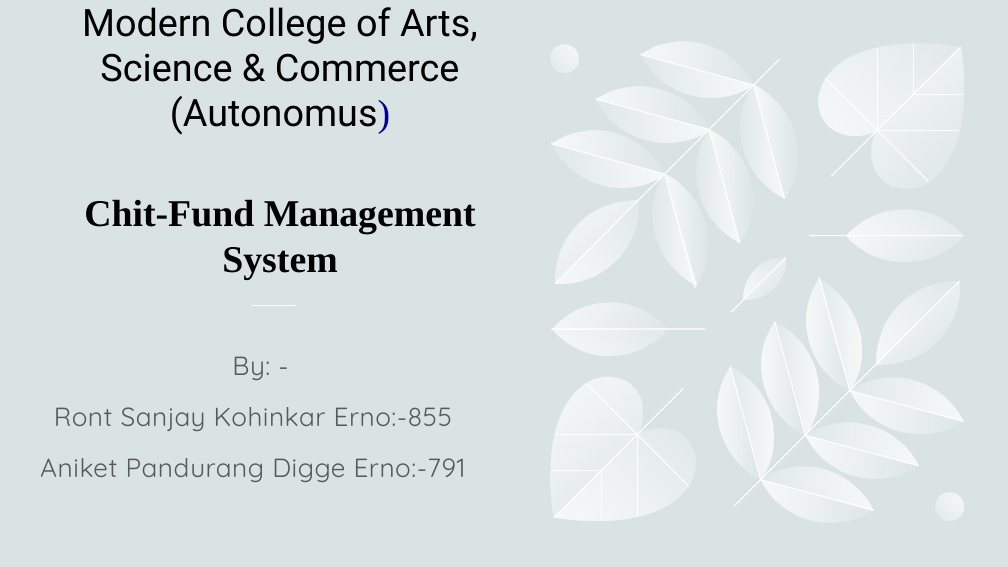
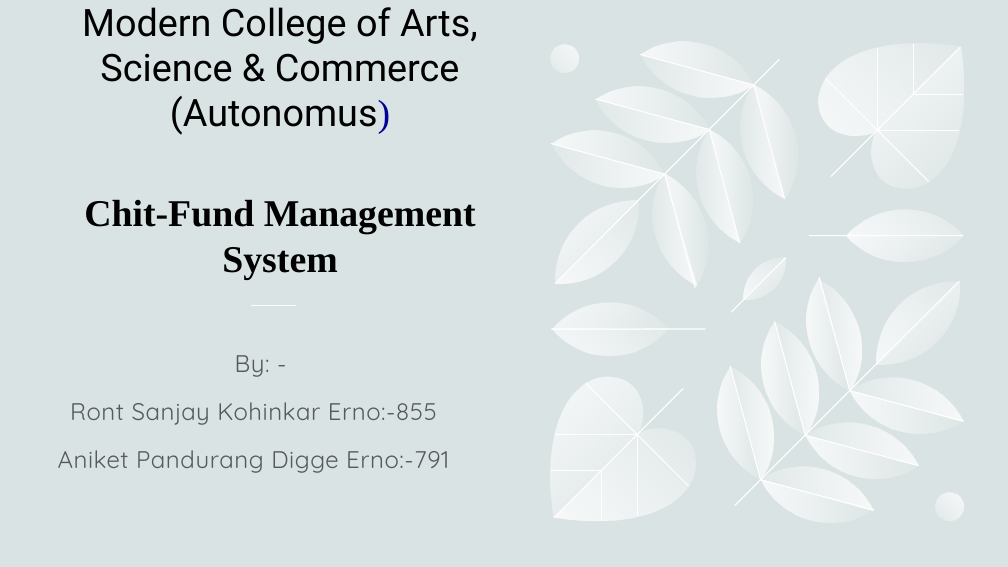
Before and after one commit to Aniketdigge/Chit-Fund-Management-System, a slide deck: slide 1 of 8 Chit Fund Management System.pptx. Drawn at 1008x567 pixels with LibreOffice and Linux fonts; fonts in the diff are those of the drawing. Boxes give left, top, right and bottom in pixels: in the first picture for what was removed or moved away, otherwise in the second. Text is boxed around its words. In the diff, an @@ line names an element or a change of style, - is before the commit and + after.

```diff
--- a/8 Chit Fund Management System.pptx
+++ b/8 Chit Fund Management System.pptx
@@ subtitle "By: -" at [58, 355, 463, 473]: size 25 to 22.9 pt @@
```
Also in this commit, not shown: 8 other slides changed.
